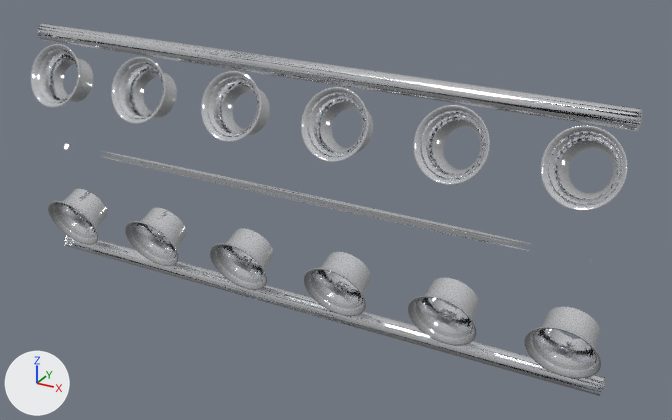
The glTF model public/models/engines/covers/engine_cover_exposed_itb.glb: old version first, new version second.
Both versions are drawn from a camera (50 mm lens) standing at (0.393, -0.682, 0.313) and looking at (0.037, -0.035, -0.011). Arrows for +X, +Y and +Z are at lower left; the lights stay in place. The picture after the commit comes second. Where no turn or scale is listed for an object, it has been applied to the vertices.
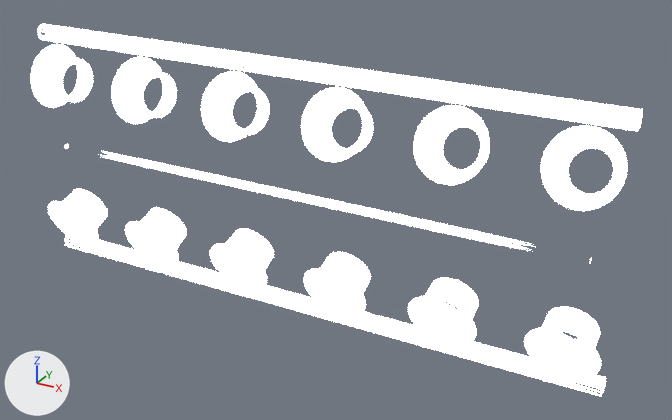
The change, as a list of edits to the scene's bpy script:
```text
Change mat_pbr_cnc_milled_deck:
    add mat_pbr_cnc_milled_deck.emission_strength = 12.0
```

Boxes (x1, y1, x2, y2) around the edits, measured in the pictures (672 x 420 px):
'Mesh_2', surface changed (lighter)
    both: (37, 24, 643, 132)
'Mesh_1', surface changed
    both: (64, 235, 606, 396)
'Mesh_0.011', surface changed (lighter)
    both: (541, 126, 627, 211)
'Mesh_0.005', surface changed (lighter)
    both: (524, 307, 601, 379)
'Mesh_0.010', surface changed (lighter)
    both: (413, 105, 490, 185)
'Mesh_3', surface changed
    both: (65, 144, 592, 263)
'Mesh_0.004', surface changed (lighter)
    both: (408, 278, 479, 346)
'Mesh_0.009', surface changed (lighter)
    both: (301, 87, 373, 162)
'Mesh_0.003', surface changed (lighter)
    both: (303, 252, 371, 316)
'Mesh_0.008', surface changed (lighter)
    both: (201, 71, 270, 142)
'Mesh_0.007', surface changed (lighter)
    both: (111, 57, 177, 124)
'Mesh_0.002', surface changed (lighter)
    both: (210, 228, 274, 290)
'Mesh_0.006', surface changed (lighter)
    both: (31, 44, 93, 108)
'Mesh_0.001', surface changed (lighter)
    both: (125, 208, 187, 266)
'Mesh_0', surface changed (lighter)
    both: (48, 188, 108, 245)
